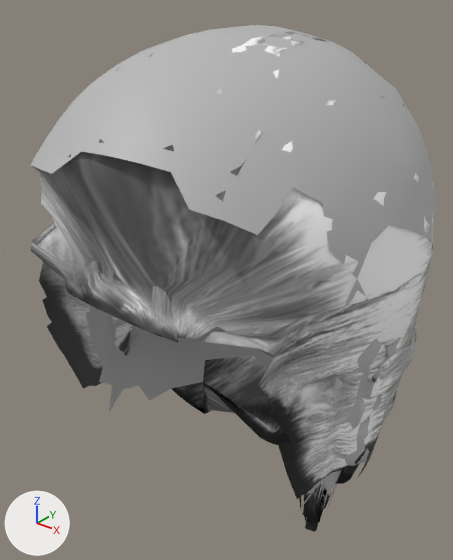
The glTF model avatar_studio/web/hair/ponytail01.glb, before and after one commit.
Before and after are seen from a 50 mm lens placed at (0.148, -0.185, 1.718), pointed at (-0.023, 0.029, 1.585). Arrows for +X, +Y and +Z are at lower left; the lights stay in place. The picture after the commit comes second. Vertices at exactly the same position are counted once.

The first picture shows 'ponytail01'.
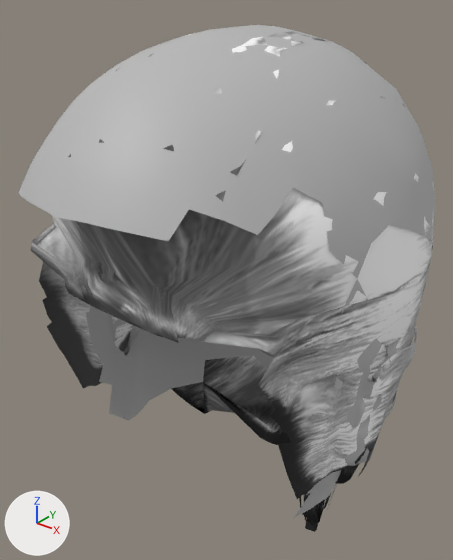
Changed parts and their boxes [x1, y1, x2, y2] in the pictures (453 x 560 px):
'ponytail01', reshaped
    before: [30, 25, 436, 532]
    after: [19, 25, 436, 532]
part 1 of me_mesh_0, added
    after: [19, 152, 189, 241]
part 2 of me_mesh_0, added
    after: [295, 482, 329, 517]
part 3 of me_mesh_0, added
    after: [109, 385, 149, 421]

The edits, one by one:
me_mesh_0 is used by ob_ponytail01; location (0.0, 0.0, 0.0).
Verts and faces of me_mesh_0; kept vertices keep their numbers, new ones are numbered from 4749.
Before the commit, vertices of me_mesh_0: 4059 (0.055, -0.01, 1.529) at pixel (316, 487), 4060 (0.055, -0.005, 1.528) at pixel (322, 481), 4363 (0.055, 0.003, 1.514) at pixel (329, 495), 4719 (0.054, -0.026, 1.523), 4722 (0.056, -0.013, 1.53) at pixel (314, 490).
Before the commit, vertices of me_mesh_0: 4497 (-0.055, -0.01, 1.529) at pixel (130, 388), 4498 (-0.055, -0.005, 1.528) at pixel (138, 385), 4603 (-0.055, 0.003, 1.514) at pixel (149, 400), 4685 (-0.054, -0.026, 1.523) at pixel (108, 413), 4688 (-0.056, -0.013, 1.53) at pixel (123, 388).
me_mesh_0 had 4749 vertices, 7198 faces and spanned x -0.073..0.073, y -0.073..0.121, z 1.382..1.701.
me_mesh_0 now has 4768 vertices, 7234 faces and spans x -0.073..0.073, y -0.08..0.121, z 1.382..1.701.
Part 1, on me_mesh_0:
13 vertices are added at x -0.035..0.035, y -0.08..-0.068, z 1.651..1.664.
24 new faces join them.
Part 2, on me_mesh_0:
New vertex 4753 is at (0.05, -0.017, 1.515), pixel (295, 516).
New vertex 4754 is at (0.052, -0.008, 1.514), pixel (310, 509).
New vertex 4764 is at (0.051, -0.02, 1.518), pixel (294, 517).
New faces: (4059, 4753, 4754), (4060, 4754, 4363), (4059, 4764, 4753), (4719, 4764, 4722), (4059, 4754, 4060), (4059, 4722, 4764).
Part 3, on me_mesh_0:
New vertex 4758 is at (-0.05, -0.017, 1.515), pixel (128, 420).
New vertex 4759 is at (-0.052, -0.008, 1.514), pixel (138, 413).
New vertex 4761 is at (-0.051, -0.02, 1.518), pixel (121, 417).
New faces: (4497, 4759, 4758), (4685, 4688, 4761), (4497, 4758, 4761), (4497, 4498, 4759), (4498, 4603, 4759), (4497, 4761, 4688).
Other edits to the shape of me_mesh_0 do not show in these pictures.
